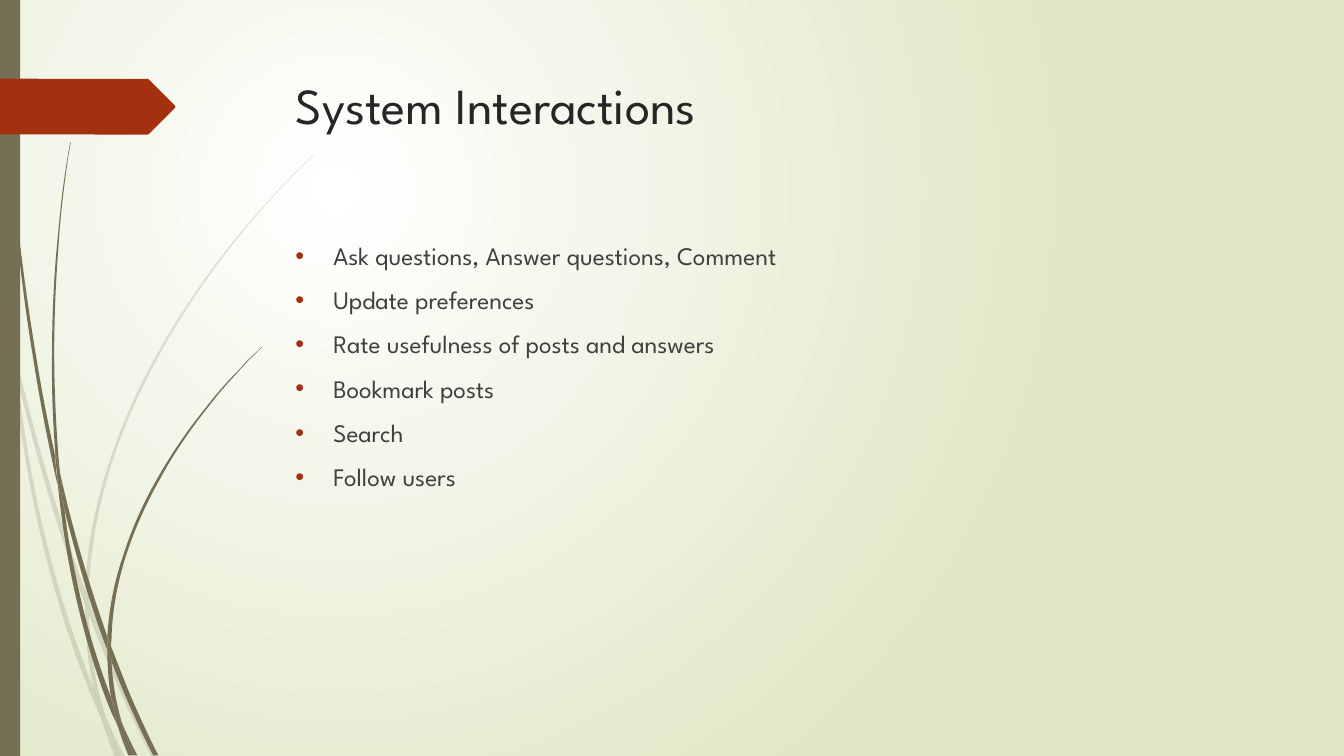
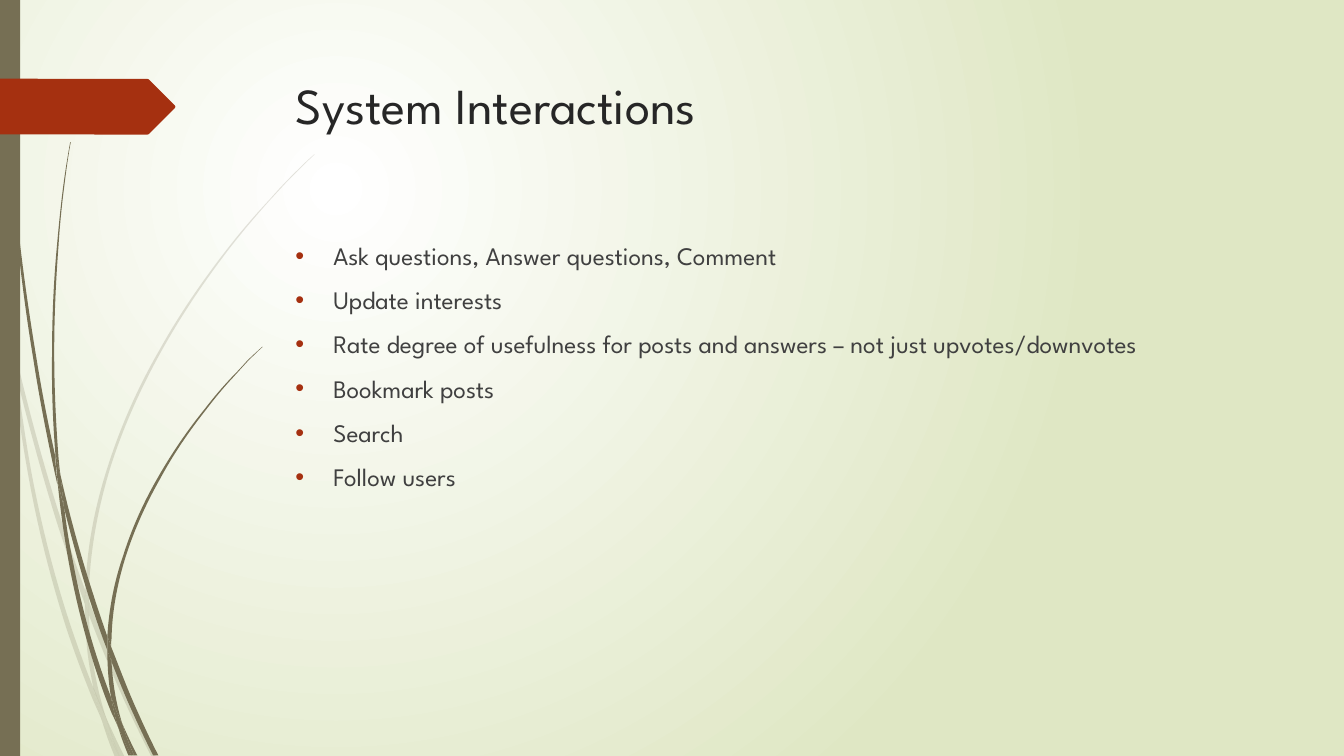
Before and after one commit to aartirao/JavaWithTheFlow, a slide deck: slide 10 of index/ppt/JavaWithTheFlow.pptx (slide 7 before the commit). Drawn at 1344x756 pixels with LibreOffice and Linux fonts; fonts in the diff are those of the drawing. Boxes give left, top, right and bottom in pixels: in the first picture for what was removed or moved away, otherwise in the second. Text is boxed around its words. In the diff, an @@ line names an element or a change of style, - is before the commit and + after.

```diff
--- a/index/ppt/JavaWithTheFlow.pptx
+++ b/index/ppt/JavaWithTheFlow.pptx
@@ text at box(333, 291, 1136, 359): text changed @@
-• Update preferences
-• Rate usefulness of posts and answers
+• Update interests
+• Rate degree of usefulness for posts and answers – not just upvotes/downvotes
```
Also in this commit, not shown: 8 other slides changed, 6 slides added, 1 slide removed.
